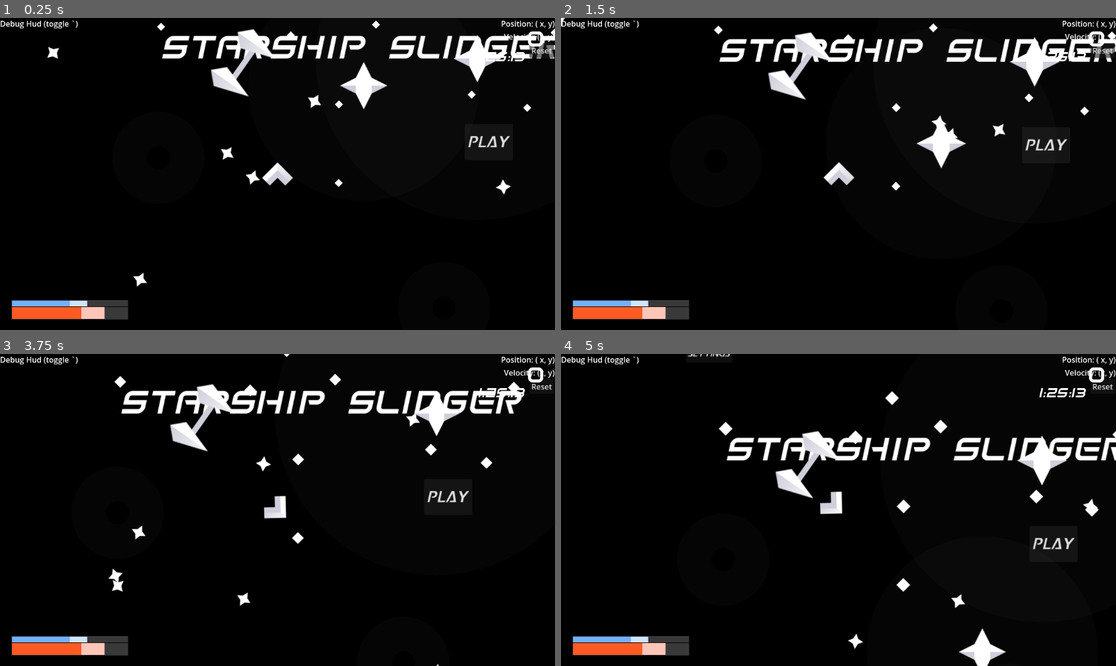
Above: before the commit, frames 1-4 (two rows, left to right).
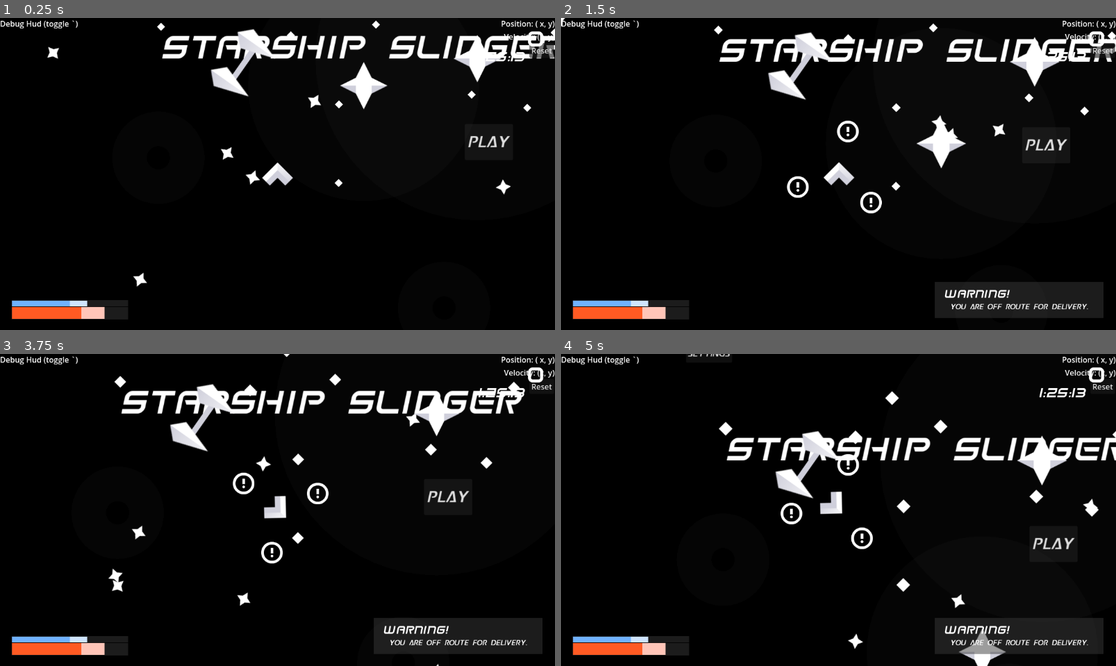
Above: after the commit, the same moments.

Repository: SpaceDemonMars/Spaceship-Slinger
Game: Godot game, scene res://Levels/dev_testing.tscn
The game is run twice, just before and just after one commit, with the same random seed, the same clock (stepped at 60 frames per second) and the same inputs.
Inputs:
- Up to frame 1 (0.25 s): no input
- Up to frame 2 (1.5 s): click "Play" at 0.5 s; click "Continue" at 1.25 s
- Up to frame 3 (3.75 s): click "Play" at 2 s; hold Right (Right) 2.78-3.5 s; click "Continue" at 3.5 s
- Up to frame 4 (5 s): hold Down (ThrustBackwards) from 4.28 s (still down)

The runs differ from the first frame. In frame 1, 0.4% of the frame differs, in the area x 2-24%, y 90-97%; in frame 2, 4.2%, in the area x 2-98%, y 32-97%; in frame 3, 4.2%; in frame 4, 4.0%.
Error in both runs: Invalid access to property or key 'hud' on a base object of type 'Control (main_menu.gd)'. (res://Scripts/player_movement.gd:84)

Commit message:
Playspace warning popup

Diff:
--- a/starship-slinger/Levels/0_levelObjects.tscn
+++ b/starship-slinger/Levels/0_levelObjects.tscn
@@ -1,10 +1,11 @@
-[gd_scene load_steps=6 format=3 uid="uid://8vrdrghn2e8t"]
+[gd_scene load_steps=7 format=3 uid="uid://8vrdrghn2e8t"]
 
 [ext_resource type="Script" uid="uid://csn4po8s0gnxy" path="res://level_data.gd" id="1_v2pbu"]
 [ext_resource type="PackedScene" uid="uid://cv7stsr85j7rf" path="res://Objects/obj_blackhole.tscn" id="2_v2pbu"]
 [ext_resource type="PackedScene" uid="uid://cms2tpxiskl64" path="res://Objects/obj_Booster.tscn" id="3_g1uok"]
 [ext_resource type="PackedScene" uid="uid://b672krlvwbqre" path="res://Objects/obj_gravity.tscn" id="4_xhrfk"]
 [ext_resource type="PackedScene" path="res://Objects/obj_destination.tscn" id="5_v2pbu"]
+[ext_resource type="PackedScene" uid="uid://ckq10wjfyh588" path="res://Objects/obj_playspace.tscn" id="6_g1uok"]
 
 [node name="LevelObjects" type="Node2D"]
 script = ExtResource("1_v2pbu")
@@ -36,3 +37,7 @@
 
 [node name="ObjDestination" parent="." instance=ExtResource("5_v2pbu")]
 position = Vector2(1202, 717)
+
+[node name="ObjPlayspace" parent="." instance=ExtResource("6_g1uok")]
+position = Vector2(553, 343)
+scale = Vector2(287.7741, 190.86989)
--- a/starship-slinger/Scenes/gameplay_hud.tscn
+++ b/starship-slinger/Scenes/gameplay_hud.tscn
@@ -1,8 +1,9 @@
-[gd_scene load_steps=12 format=3 uid="uid://ck5m2gr4453nq"]
+[gd_scene load_steps=13 format=3 uid="uid://ck5m2gr4453nq"]
 
 [ext_resource type="Script" uid="uid://bl20dvj8polot" path="res://Scripts/gameplay_hud.gd" id="1_6u54k"]
 [ext_resource type="FontFile" uid="uid://cdeayi78jcwd1" path="res://Fonts/space-frigate-font/SpaceFrigate-KVdW.ttf" id="2_7uida"]
 [ext_resource type="FontFile" uid="uid://c1j31hw84v67m" path="res://Fonts/space-frigate-font/SpaceFrigateItalic-2vEW.ttf" id="3_56twx"]
+[ext_resource type="FontFile" uid="uid://bh6gp3eaf2n87" path="res://Fonts/snail-mail-ldo-font/SnailMailLdo-Wyav.ttf" id="4_56twx"]
 
 [sub_resource type="StyleBoxEmpty" id="StyleBoxEmpty_7uida"]
 
@@ -10,7 +11,7 @@
 bg_color = Color(0.4392157, 0.69803923, 1, 1)
 
 [sub_resource type="StyleBoxFlat" id="StyleBoxFlat_3qvo1"]
-bg_color = Color(0.22352941, 0.22352941, 0.22352941, 1)
+bg_color = Color(0.22352941, 0.22352941, 0.22352941, 0.5019608)
 expand_margin_left = 1.0
 expand_margin_top = 1.0
 expand_margin_right = 1.0
@@ -24,7 +25,7 @@
 bg_color = Color(0.99999994, 0.35486352, 0.13953415, 1)
 
 [sub_resource type="StyleBoxFlat" id="StyleBoxFlat_6u54k"]
-bg_color = Color(0.2231029, 0.2231029, 0.22310278, 1)
+bg_color = Color(0.22352941, 0.22352941, 0.22352941, 0.5019608)
 expand_margin_left = 1.0
 expand_margin_right = 1.0
 expand_margin_bottom = 1.0
@@ -142,5 +143,48 @@
 text = "1:25:13"
 horizontal_alignment = 3
 
+[node name="WarningWindow" type="ColorRect" parent="."]
+visible = false
+anchors_preset = 3
+anchor_left = 1.0
+anchor_top = 1.0
+anchor_right = 1.0
+anchor_bottom = 1.0
+offset_left = -376.0
+offset_top = -100.0
+offset_right = -26.0
+offset_bottom = -25.0
+grow_horizontal = 0
+grow_vertical = 0
+color = Color(0.22352941, 0.22352941, 0.22352941, 0.5019608)
+
+[node name="Header" type="Label" parent="WarningWindow"]
+layout_mode = 1
+offset_left = 20.0
+offset_top = 11.0
+offset_right = 155.0
+offset_bottom = 37.0
+theme_override_fonts/font = ExtResource("3_56twx")
+theme_override_font_sizes/font_size = 25
+text = "Warning!"
+
+[node name="Warning" type="Label" parent="WarningWindow"]
+layout_mode = 1
+anchors_preset = 8
+anchor_left = 0.5
+anchor_top = 0.5
+anchor_right = 0.5
+anchor_bottom = 0.5
+offset_left = -143.5
+offset_top = 3.5
+offset_right = 143.5
+offset_bottom = 26.5
+grow_horizontal = 2
+grow_vertical = 2
+theme_override_fonts/font = ExtResource("4_56twx")
+text = "You are off route for delivery."
+horizontal_alignment = 1
+vertical_alignment = 1
+
 [connection signal="timeout" from="Health/TimerHealth" to="." method="_on_timer_health_timeout"]
 [connection signal="timeout" from="FuelGuage/UsageDelay" to="." method="_on_usage_delay_timeout"]
--- a/starship-slinger/Scripts/gameplay_hud.gd
+++ b/starship-slinger/Scripts/gameplay_hud.gd
@@ -1,4 +1,6 @@
 extends CanvasLayer
+
+@onready var warningPopup = $WarningWindow #hook for playspace
 
 @onready var fuelBar = $FuelGuage
 @onready var delayedFuelBar = $FuelGuage/UsedFuel
--- a/starship-slinger/Scripts/playspace_warning.gd
+++ b/starship-slinger/Scripts/playspace_warning.gd
@@ -3,8 +3,10 @@
 func _on_area_entered(area: Area2D) -> void:
 	if area.get_parent().name == "ObjPlayer":
 		area.get_parent().get_node("../ObjPlayer/WarningContainer").activate()
+		area.get_parent().get_node("../GameplayHud").warningPopup.visible = false
 
 
 func _on_area_exited(area: Area2D) -> void:
 	if area.get_parent().name == "ObjPlayer":
 		area.get_parent().get_node("../ObjPlayer/WarningContainer").activate()
+		area.get_parent().get_node("../GameplayHud").warningPopup.visible = true
